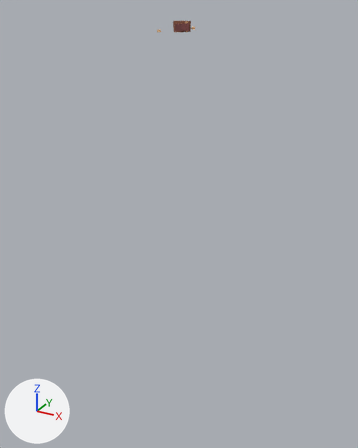
The glTF model createdAssets/body.glb as it was, and as the next commit left it.
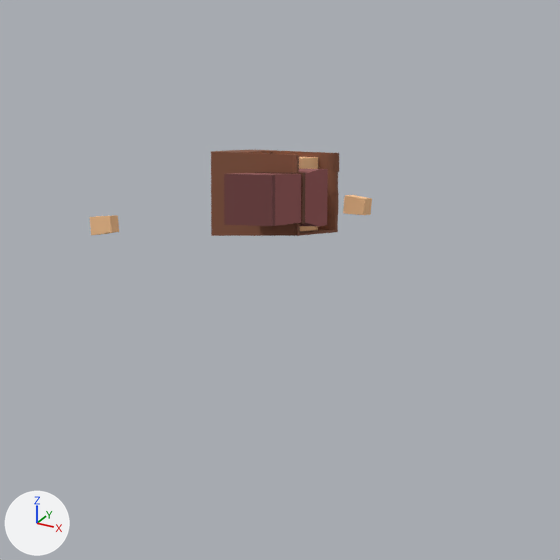
There are two pictures of each version: one whole from a 50 mm lens placed at (596.0, -1081.0, 47.0), pointed at (-52.0, 97.0, -542.0), one close up on the part from 40% to 62% of the width and 0% to 17% of the height. The axes (+X, +Y, +Z) are drawn at lower left. The lights are the same throughout. Where no turn or scale is listed for an object, it has been applied to the vertices. Vertices at the same position are counted once.

Before the edit, the objects in view are built like this:
```python
ob_clothes_female_1_cv2_white = bpy.data.objects.new('Clothes_Female_1_CV2_White', me_clothes_female_1_cv2_white)
ob_clothes_female_1_cv2_white.location = (0.0, 0.0, 0.0)
ob_face = bpy.data.objects.new('Face', me_face)
ob_face.location = (0.0, 35.3, 2.0)
ob_female_hair_1 = bpy.data.objects.new('Female_Hair_1', me_female_hair_1)
ob_female_hair_1.parent = ob_head_dummy
ob_female_hair_1.location = (0.00218, 0.0179, -0.006)
ob_female_hair_1.rotation_euler = (1.571, 0.0, 0.0)  # degrees (90, 0, 0)
ob_female_hair_1.scale = (0.0254, 0.0254, 0.0254)
ob_hand_1_white_left = bpy.data.objects.new('Hand_1_White_Left', me_hand_1_white_left)
ob_hand_1_white_left.location = (-22.0, 32.9, 3.2)
ob_hand_1_white_right = bpy.data.objects.new('Hand_1_White_Right', me_hand_1_white_right)
ob_hand_1_white_right.location = (22.1, 32.9, 3.2)
ob_head_dummy = bpy.data.objects.new('Head_Dummy', None)
ob_head_dummy.location = (0.0144, 35.32, 1.966)
ob_head_dummy.rotation_euler = (1.571, 0.0, -1.571)  # degrees (90, 0, -90)
ob_head_dummy.scale = (39.4, 39.4, 39.4)
```
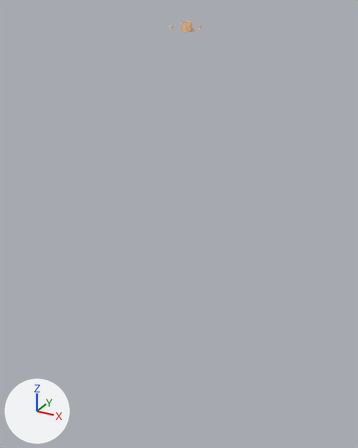
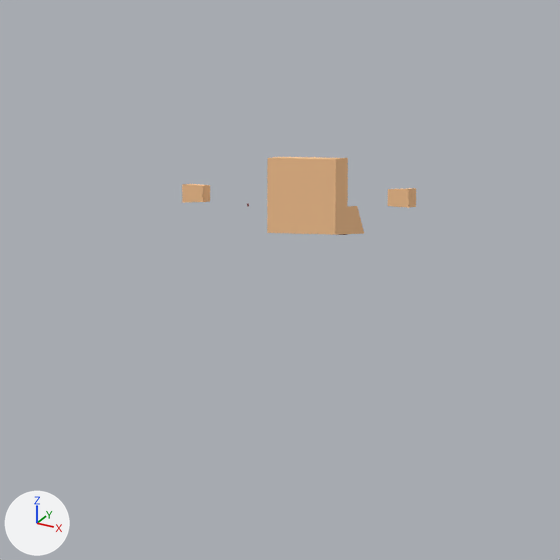
ob_head_dummy is not drawn itself; it is the parent of ob_bald_white, ob_female_hair_1.

Changed parts and their boxes [x1, y1, x2, y2] in the close-ups (560 x 560 px):
'Face', reshaped: before [299, 157, 318, 231]; after [267, 157, 364, 235]
'Clothes_Female_1_CV2_White', mesh turned (not visible afterwards): before [224, 169, 328, 227]
'Female_Hair_1', moved, turned, rescaled (not visible afterwards): before [211, 150, 339, 236]
'Hand_1_White_Right', mesh turned: before [343, 195, 372, 215]; after [388, 188, 416, 208]
'Hand_1_White_Left', reshaped: before [90, 215, 119, 235]; after [182, 184, 210, 203]

The change in detail:
me_clothes_female_1_cv2_white has 89 vertices, 172 faces and spans x -9.5..9.5, y 0.0..35.4, z -6.8..10.3.
me_clothes_female_1_cv2_white is used by ob_clothes_female_1_cv2_white; location (0.0, 0.0, 0.0).
me_clothes_female_1_cv2_white part 1: the whole mesh is turned 90 degrees about the x axis through the mesh origin and scaled by 0.0254.
me_hand_1_white_left has 8 vertices, 12 faces and spans x -34.46..-26.55, y -35.71..-30.2, z -12.73..-6.8.
me_hand_1_white_left is used by ob_hand_1_white_left; location (-22.0, 32.9, 3.2).
me_hand_1_white_left part 2: the whole mesh is multiplied about its middle by the matrix ((0.995, 0.0, 0.097), (0.0, -1.0, 0.0), (0.097, 0.0, -0.995)), then moved by (15.17, 33.03, 8.89).
me_hand_1_white_right has 8 vertices, 12 faces and spans x -21.25..-13.33, y 30.2..35.71, z -7.8..-1.87.
me_hand_1_white_right is used by ob_hand_1_white_right; location (22.1, 32.9, 3.2).
me_hand_1_white_right part 3: the whole mesh is turned 174.4 degrees about the y axis through its middle, then moved by (32.6, -32.88, 3.7).
me_face has 50 vertices, 88 faces and spans x -19.5..0.0, y -12.9..12.9, z -11.4..11.9.
me_face is used by ob_face; location (0.0, 35.3, 2.0).
me_face part 4: the whole mesh is multiplied about the mesh origin by the matrix ((0.0, -1.0, 0.0), (-1.0, 0.0, 0.0), (0.0, 0.0, -1.0)).
Object 'Head_Dummy' (ob_head_dummy) is rescaled from (39.4, 39.4, 39.4) to (1.0, 1.0, 1.0).
Object 'Head_Dummy' (ob_head_dummy) moves from (0.0144, 35.32, 1.966) to (-96.36, 76.81, -1390.0).
Object 'Head_Dummy' (ob_head_dummy) turns from (90, 0, -90) to (90, -90, 0) degrees about x, y and z.
Object 'Female_Hair_1' (ob_female_hair_1) moves from (0.00218, 0.0179, -0.006) to (35.35, 35.49, 2.096).
Object 'Female_Hair_1' (ob_female_hair_1) turns from (90, 0, 0) to (-90, 0, -90) degrees about x, y and z.
